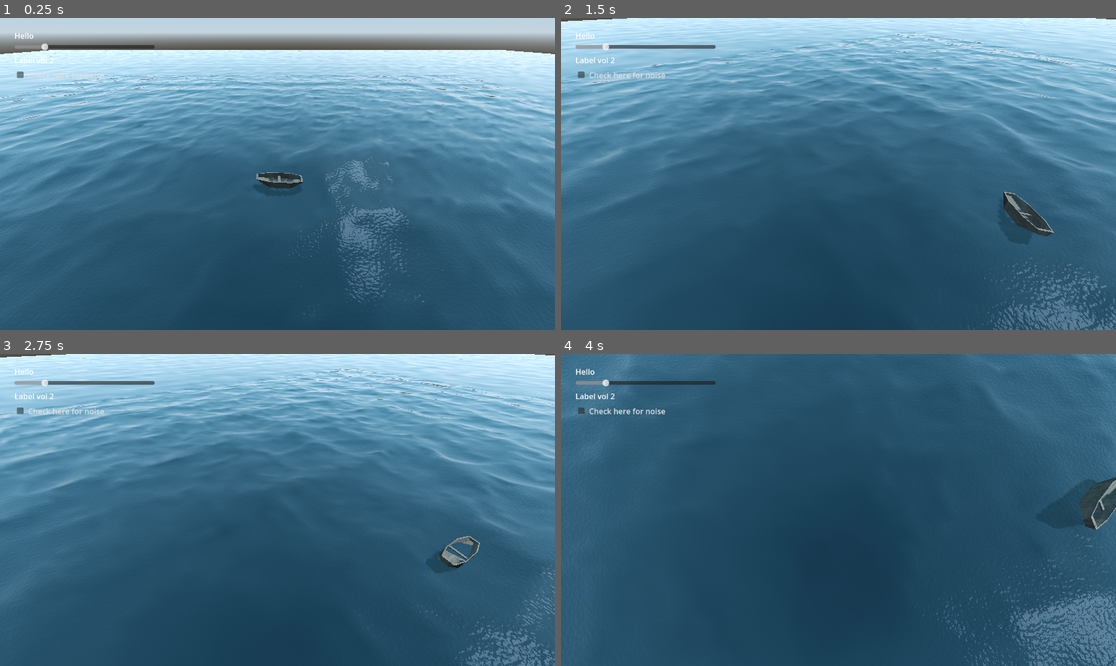
Above: before the commit, frames 1-4 (two rows, left to right).
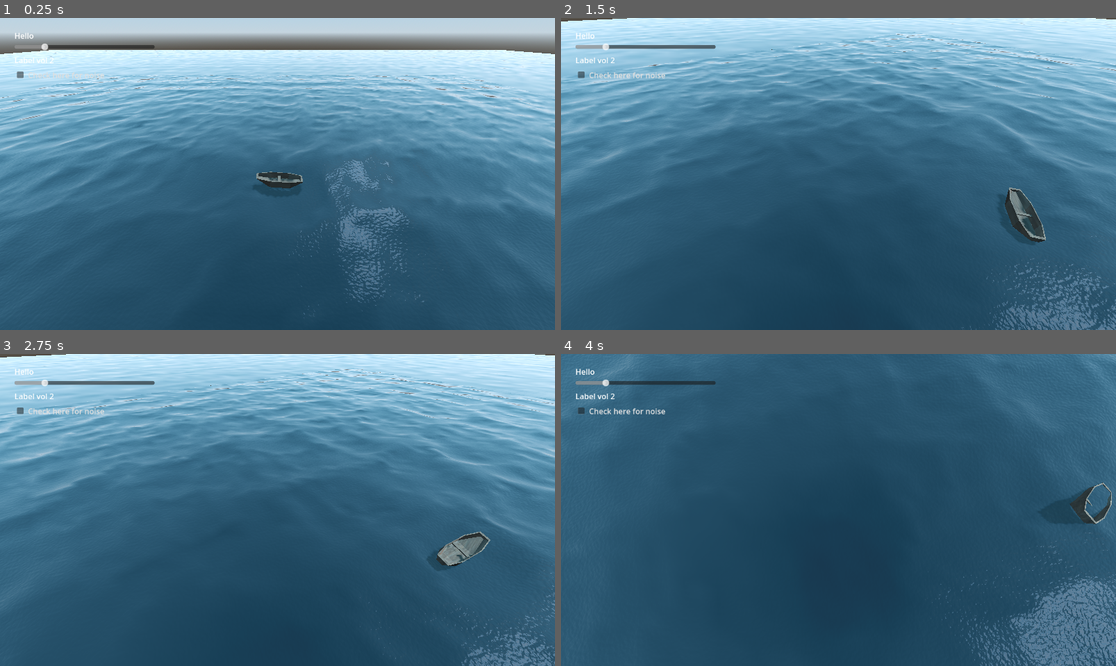
Above: after the commit, the same moments.

Repository: D0V4HKIIN/cs-341-computer-graphics-project
Game: Godot game, scene res://Main.tscn
The game is run twice, just before and just after one commit, with the same random seed, the same clock (stepped at 60 frames per second) and the same inputs.
Inputs (mouse positions are in pixels of both pictures, inside the frame that each line leads up to):
- Up to frame 1 (0.25 s): no input
- Up to frame 2 (1.5 s): move the mouse to (960, 158) at 0.52 s; press the mouse at (960, 158) at 0.53 s; hold Right (boat_right) 0.53-1.28 s; move the mouse to (727, 189) at 1.27 s; release the mouse at (727, 189) at 1.28 s; hold Down (boat_back) from 1.28 s (still down); click (727, 189) at 1.35 s
- Up to frame 3 (2.75 s): move the mouse to (333, 441) at 2.02 s; release Down (boat_back) at 2.03 s; press the mouse at (333, 441) at 2.03 s; hold Right (boat_right) from 2.03 s (still down)
- Up to frame 4 (4 s): move the mouse to (810, 572) at 2.77 s; release Right (boat_right) at 2.78 s; release the mouse at (810, 572) at 2.78 s; hold Up (boat_forward) 2.78-3.53 s; click (810, 572) at 2.85 s; move the mouse to (1005, 556) at 3.52 s; press the mouse at (1005, 556) at 3.53 s; hold Left (boat_left) from 3.53 s (still down)

The runs differ from the first frame. In frame 1, less than 0.1% of the frame differs, in the area x 46-55%, y 49-55%; in frame 2, 2.0%; in frame 3, 2.7%; in frame 4, 3.4%, in the area x 2-100%, y 0-100%.

Commit message:
Add angular drag

Diff:
--- a/seas-341_captain_hooks_black_pearl/Boat.gd
+++ b/seas-341_captain_hooks_black_pearl/Boat.gd
@@ -24,7 +24,9 @@
 	print(water_noise);
 
 
-var time = 0.0
+var time = 0.0;
+var submerged = false;
+
 # Called every frame. 'delta' is the elapsed time since the previous frame.
 func _process(delta):
 	time += delta
@@ -74,7 +76,14 @@
 		water.get_active_material(0).set("shader_parameter/water_displacement", boat_position_in_water);
 
 	# buoyancy approximation
+	submerged = false
 	for floater in floaters:
 		var depth = get_water_height(Vector2(floater.global_position.x, floater.global_position.z) + boat_position_in_water) - floater.global_position.y
 		if depth > 0:
-			apply_force(Vector3.UP * float_force * gravity * sqrt(depth) * (1 - water_drag), floater.global_position - global_position)
+			submerged = true
+			apply_force(Vector3.UP * float_force * gravity * depth, floater.global_position - global_position)
+
+func _integrate_forces(state: PhysicsDirectBodyState3D):
+	if submerged:
+		state.linear_velocity *=  1 - water_drag
+		state.angular_velocity *= 1 - water_angular_drag
